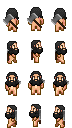
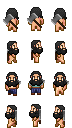
Before/after of a (72, 128) layered artwork. What changed in the layer stack:
added layer "outfit" above "arms" over [8,83,43,96]
